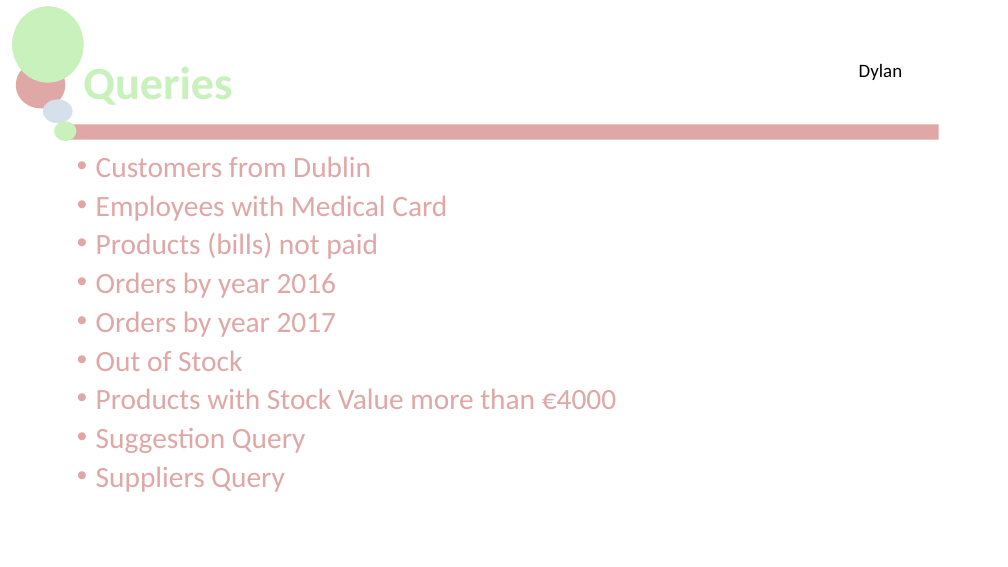
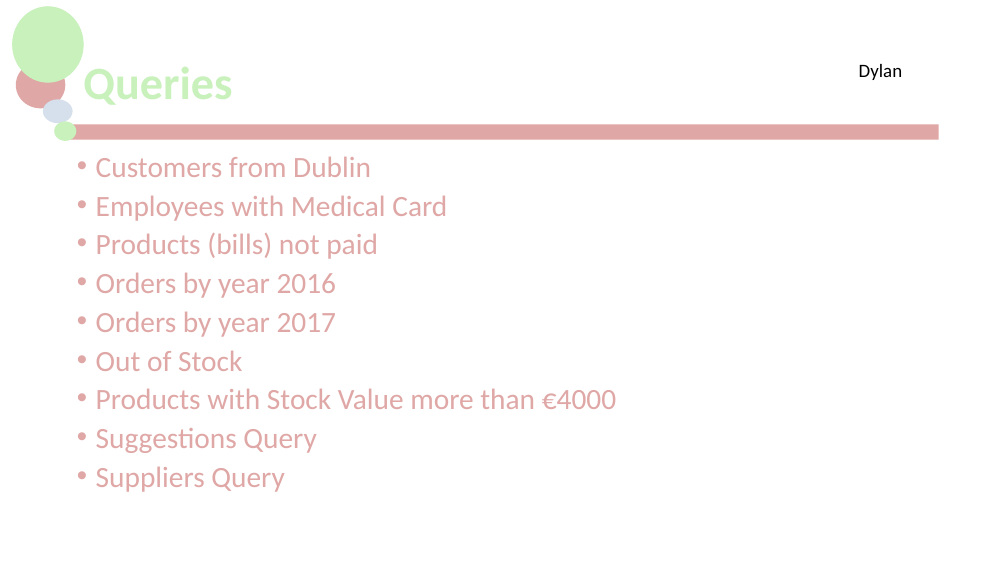
Before and after one commit to jackG97/Project, a slide deck: slide 14 of MCTV Limited.pptx. Drawn at 1008x567 pixels with LibreOffice and Linux fonts; fonts in the diff are those of the drawing; background and template pictures are left out. Boxes give left, top, right and bottom in pixels: in the first picture for what was removed or moved away, otherwise in the second. Text is boxed around its words. In the diff, an @@ line names an element or a change of style, - is before the commit and + after.

```diff
--- a/MCTV Limited.pptx
+++ b/MCTV Limited.pptx
@@ text at (96,428,316,453): text changed @@
-• Suggestion Query
+• Suggestions Query
```
Also in this commit, not shown: 6 other slides changed, 12 slides added, 1 slide removed, 1 other file.
